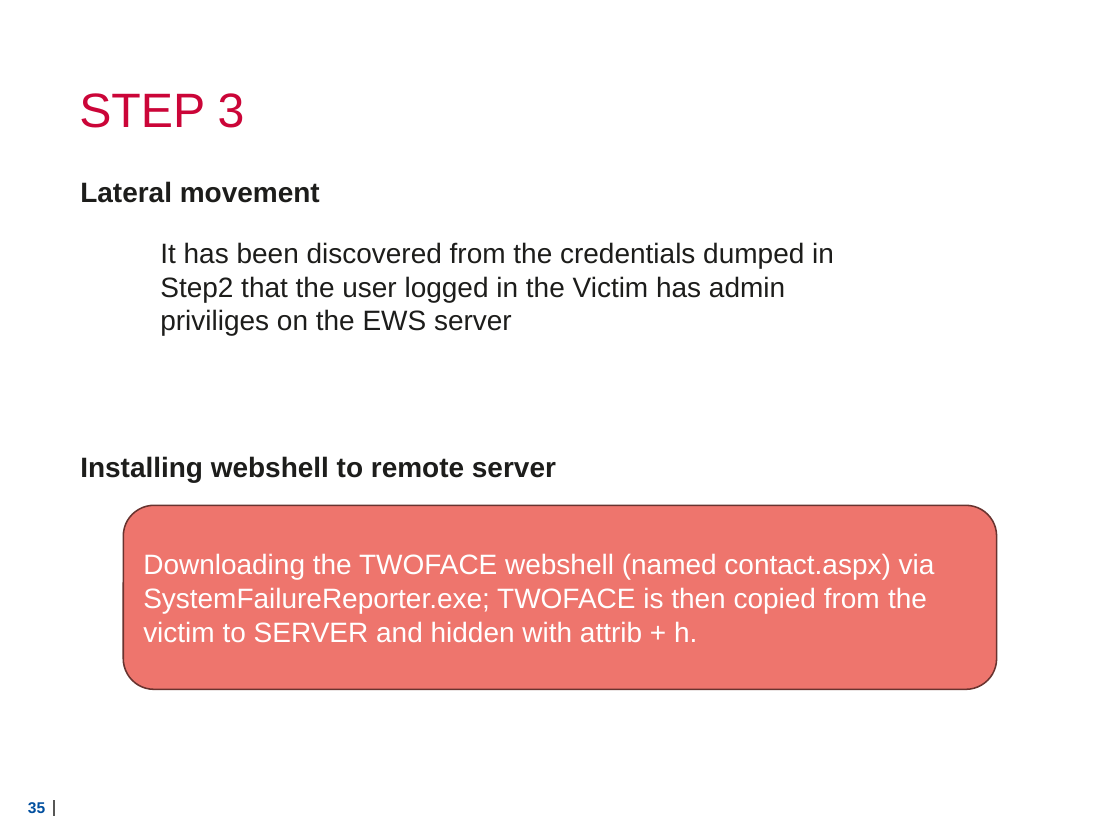
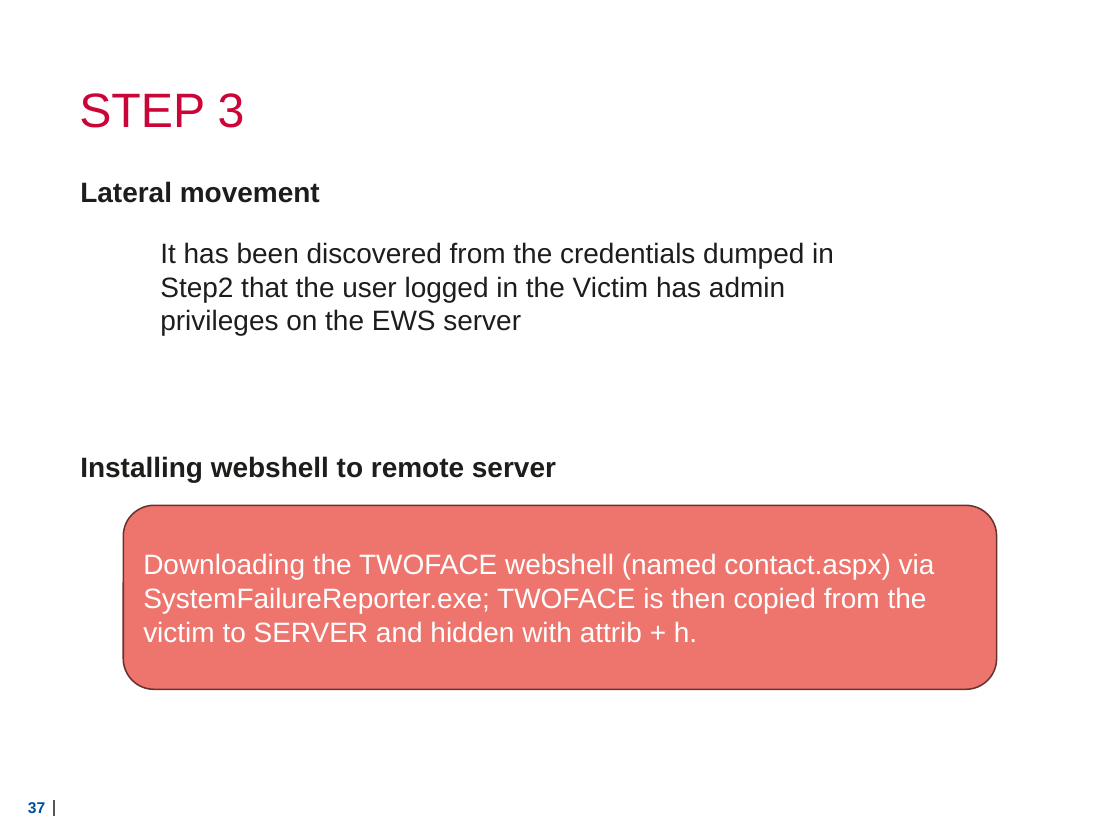
Before and after one commit to Lensver65/ESDC-BP, a slide deck: slide 37 of Cyber exercise.pptx (slide 35 before the commit). Drawn at 1120x840 pixels with LibreOffice and Linux fonts; fonts in the diff are those of the drawing; background and template pictures are left out. Boxes give left, top, right and bottom in pixels: in the first picture for what was removed or moved away, otherwise in the second. Text is boxed around its words. In the diff, an @@ line names an element or a change of style, - is before the commit and + after.

```diff
--- a/Cyber exercise.pptx
+++ b/Cyber exercise.pptx
@@ text at bbox=[160, 242, 834, 336]: text changed @@
-It has been discovered from the credentials dumped in Step2 that the user logged in the Victim has admin priviliges on the EWS server
+It has been discovered from the credentials dumped in Step2 that the user logged in the Victim has admin privileges on the EWS server
@@ page number at bbox=[28, 802, 45, 813]: text changed @@
-35
+37
```
Also in this commit, not shown: 4 other slides changed, 3 slides added, 1 slide removed, 1 other file.
